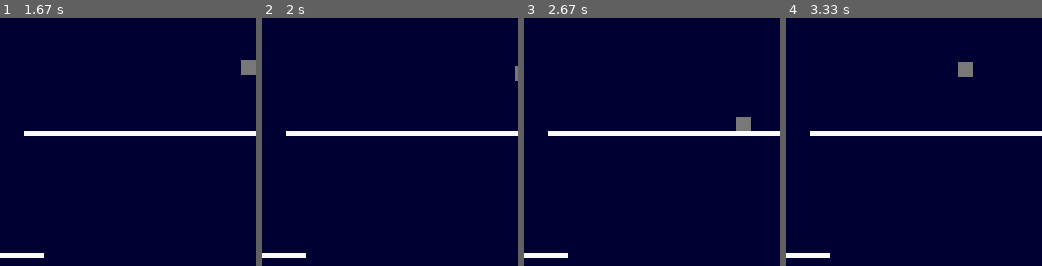
Above: before the commit, frames 1-4 (left to right).
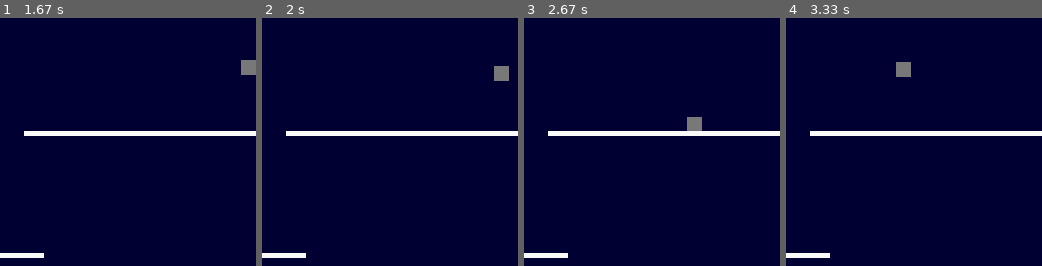
Above: after the commit, the same moments.

Repository: ezfe/Space-Attack
Game: pygame game, started from Space-Attack/main.py
Two runs of this game, one before a commit and one after it. Both use one fixed random seed, a clock stepped at 60 frames per second and the inputs below.
Inputs:
- Up to frame 1 (1.67 s): hold Right 0.33-0.8 s; hold Up 0.83-1.13 s; hold W 0.83-1.13 s; hold Right 1.17-1.63 s; hold D 1.17-1.63 s
- Up to frame 2 (2 s): hold Left from 1.67 s (still down); hold A from 1.67 s (still down)
- Up to frame 3 (2.67 s): release Left at 2.2 s; release A at 2.2 s; hold Left 2.23-2.63 s; hold A 2.23-2.63 s
- Up to frame 4 (3.33 s): hold Up 2.67-3.03 s; hold W 2.67-3.03 s; hold Right from 3.07 s (still down); hold D from 3.07 s (still down)
The pictures show only the part of the screen within x 50-100%, y 0-50%; the shares and areas given below are measured in that part.

Frame 1 is identical in both runs. In frame 2, 0.4% of the frame differs, in the area x 90-100%, y 19-26%; in frame 3, 0.7%; in frame 4, 0.7%, in the area x 42-74%, y 17-24%.

Commit message:
fixing glitches

Diff:
--- a/Space-Attack/main.py
+++ b/Space-Attack/main.py
@@ -77,8 +77,10 @@
         else:
             if self.x < 0:
                 self.x = 0
+                self.xVelocity = 0
             elif self.x > myapp.width:
                 self.x = myapp.width - 15
+                self.xVelocity = 0
 
         if myapp.level['wrap']['vertical']:
             if self.y < 0:
